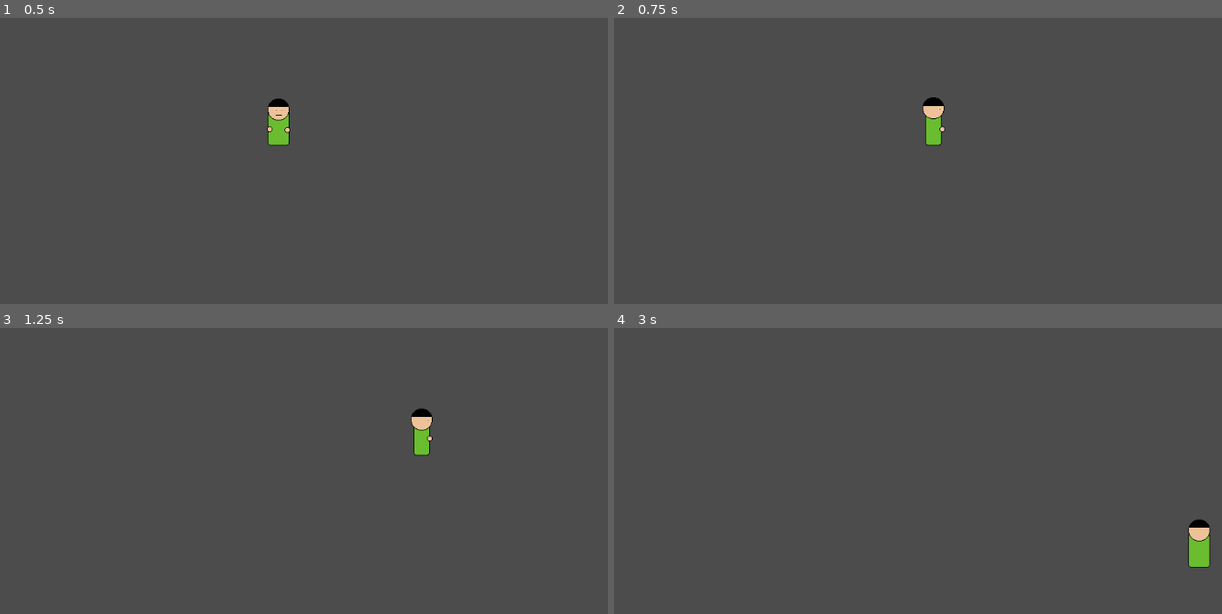
Above: before the commit, frames 1-4 (two rows, left to right).
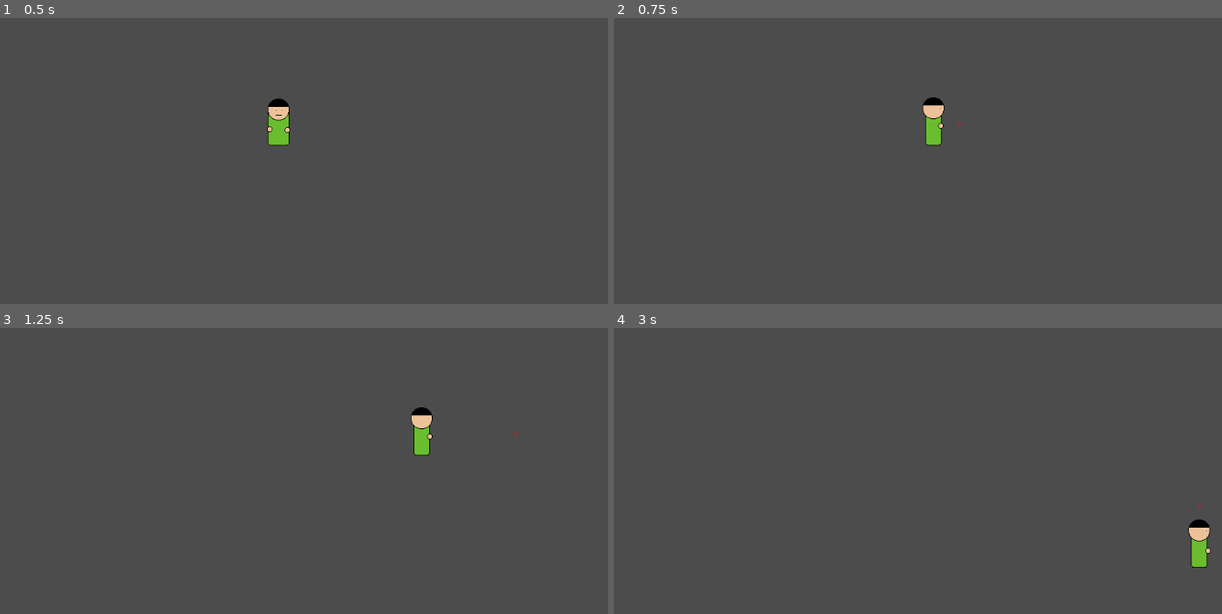
Above: after the commit, the same moments.

Repository: wiltaylor/GameJams
Game: Godot game, scene res://DebugLevel.tscn
Same seed, same stepped clock (60 frames per second), same inputs: the game is played once before the commit and once after it.
Inputs:
- Up to frame 1 (0.5 s): no input
- Up to frame 2 (0.75 s): tap Enter at 0.5 s; hold Right (move_right) from 0.53 s (still down); tap Ctrl (shoot, bound only after the commit) at 0.6 s
- Up to frame 3 (1.25 s): keep holding Right (move_right)
- Up to frame 4 (3 s): release Right (move_right) at 1.28 s; hold Down (move_down) 1.28-2.03 s; tap Ctrl (shoot, bound only after the commit) at 1.35, 2.1, 2.85 s; hold Right (move_right) 2.03-2.78 s; hold Up (move_up) from 2.78 s (still down)

Frame 1 is identical in both runs. In frame 2, less than 0.1% of the frame differs, in the area x 50-58%, y 30-40%; in frame 3, 0.1%; in frame 4, 0.2%, in the area x 94-99%, y 61-84%.

Commit message:
Projectiles and player shooting

Diff:
--- a/LudumDare/LD47/src/DebugLevel.tscn
+++ b/LudumDare/LD47/src/DebugLevel.tscn
@@ -2,7 +2,7 @@
 
 [ext_resource path="res://objects/Player.tscn" type="PackedScene" id=1]
 
-[node name="DebugLevel" type="Node2D"]
+[node name="Game" type="Node2D"]
 
 [node name="Player" parent="." instance=ExtResource( 1 )]
 position = Vector2( 474, 262 )
--- a/LudumDare/LD47/src/objects/PawnRig.gd
+++ b/LudumDare/LD47/src/objects/PawnRig.gd
@@ -7,6 +7,9 @@
 export(Direction) var Facing = Direction.Down
 export(Sex) var Gender = Sex.Male
 export(int) var Bands = 0
+export (float) var projectileSpeed: float = 500;
+export (float) var BandSpawnOffset: float = 20
+
 export(Texture) var HeadDown: Texture
 export(Texture) var HeadLeft: Texture
 export(Texture) var HeadRight: Texture
@@ -118,6 +121,41 @@
 
 	return true
 
+func shoot():
+	var scene = load("res://objects/Projectile.tscn")
+	var inst = scene.instance()
+
+	var vel = Vector2(0, 0)
+
+	inst.position = self.global_position
+	attacking = true
+
+	if Facing == Direction.Down:
+		vel.y = projectileSpeed
+		inst.position.y += BandSpawnOffset
+
+	if Facing == Direction.Up:
+		vel.y = -projectileSpeed
+		inst.position.y -= BandSpawnOffset * 2 # We don't want it showing over the top when facing up but still do when facing down
+
+	if Facing == Direction.Left:
+		vel.x = -projectileSpeed
+		inst.position.x -= BandSpawnOffset
+
+	if Facing == Direction.Right:
+		vel.x = projectileSpeed
+		inst.position.x += BandSpawnOffset
+
+
+
+	inst.Setup(self, vel)
+	#proj.Owner = self
+	#proj.Velocity = vel
+
+	var game = get_tree().get_root().get_node("Game")
+	#remove_child(inst)
+	game.add_child(inst)
+
 
 func move(vel: Vector2):
 	move_and_collide(vel)
--- a/LudumDare/LD47/src/objects/Player.gd
+++ b/LudumDare/LD47/src/objects/Player.gd
@@ -22,4 +22,8 @@
 	if Input.is_action_pressed("move_right"):
 		vel.x += speed * delta
 
+	if Input.is_action_just_pressed("shoot"):
+		rig.shoot()
+
+
 	rig.move(vel)
--- /dev/null
+++ b/LudumDare/LD47/src/objects/Projectile.gd
@@ -0,0 +1,28 @@
+extends Sprite
+
+var Owner: Node
+
+export(Vector2) var Velocity: Vector2 = Vector2.ZERO
+export(float) var TimeToLive: float = 10.0
+
+func _on_hit(body):
+	if body == Owner:
+		return
+
+	print("hit something")
+
+
+func _process(delta):
+
+	TimeToLive -= delta
+
+	if TimeToLive <= 0:
+		queue_free()
+		print("timed out")
+
+	self.position += Velocity * delta
+
+
+func Setup(owner: Node, vel: Vector2):
+	Velocity = vel
+	Owner = owner
--- /dev/null
+++ b/LudumDare/LD47/src/objects/Projectile.tscn
@@ -0,0 +1,19 @@
+[gd_scene load_steps=4 format=2]
+
+[ext_resource path="res://sprites/objects/band_projectile.png" type="Texture" id=1]
+[ext_resource path="res://objects/Projectile.gd" type="Script" id=2]
+
+[sub_resource type="CapsuleShape2D" id=1]
+radius = 2.3225
+height = 5.29586
+
+[node name="Projectile" type="Sprite"]
+texture = ExtResource( 1 )
+script = ExtResource( 2 )
+TimeToLive = 3.0
+
+[node name="Area2D" type="Area2D" parent="."]
+
+[node name="CollisionShape2D" type="CollisionShape2D" parent="Area2D"]
+shape = SubResource( 1 )
+[connection signal="body_entered" from="Area2D" to="." method="_on_hit"]
--- a/LudumDare/LD47/src/project.godot
+++ b/LudumDare/LD47/src/project.godot
@@ -41,6 +41,11 @@
 "events": [ Object(InputEventKey,"resource_local_to_scene":false,"resource_name":"","device":0,"alt":false,"shift":false,"control":false,"meta":false,"command":false,"pressed":false,"scancode":16777233,"unicode":0,"echo":false,"script":null)
  ]
 }
+shoot={
+"deadzone": 0.5,
+"events": [ Object(InputEventKey,"resource_local_to_scene":false,"resource_name":"","device":0,"alt":false,"shift":false,"control":false,"meta":false,"command":false,"pressed":false,"scancode":16777238,"unicode":0,"echo":false,"script":null)
+ ]
+}
 
 [rendering]
 
Binary file added: LudumDare/LD47/src/sprites/objects/band_projectile.png
Not shown, added: LudumDare/LD47/src/sprites/objects/band_projectile.png.import
